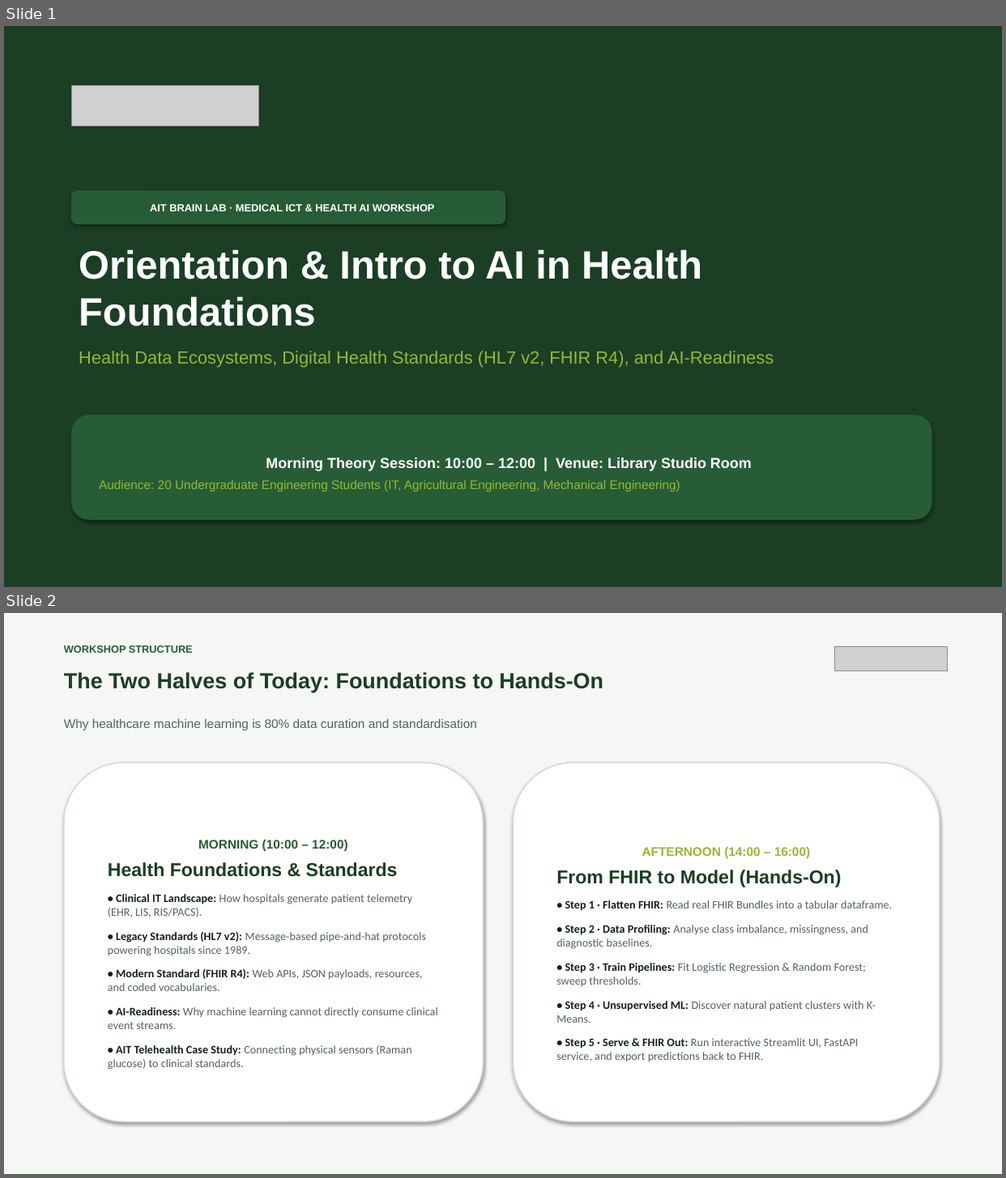
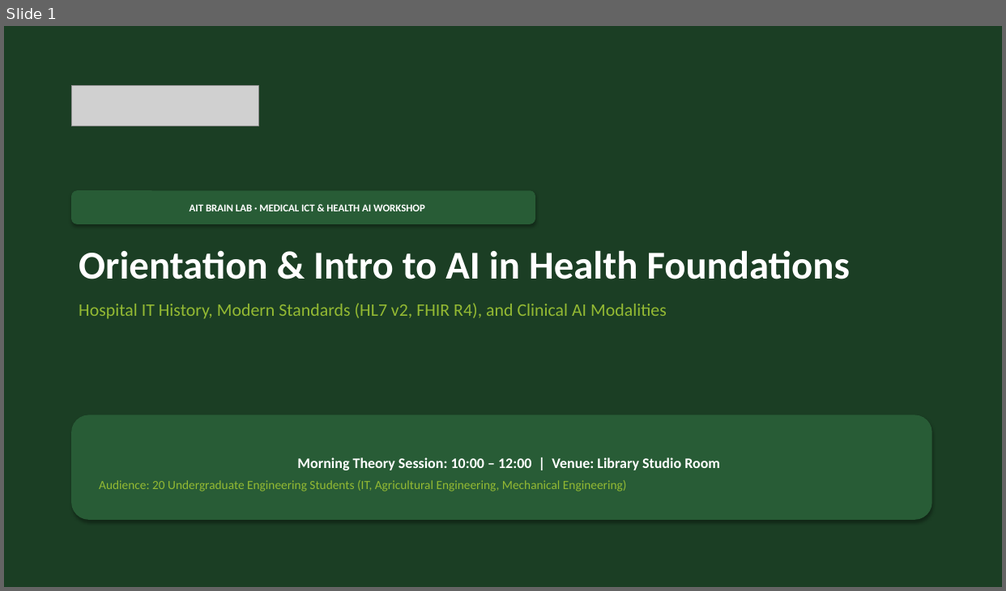
Before and after one commit to AIT-brainlab/fhir-ml-workshop, a slide deck: slides-morning/orientation-and-health-ai-foundations.pptx. Shown one above the other, each under a label of ours: slides 1 and 2 before the commit, slide 1 after it. The pictures are 1006x1178 and 1006x591 pixels, drawn with LibreOffice and Linux fonts; fonts in the diff are those of the drawing; grey boxes stand for pictures. Boxes give left, top, right and bottom in pixels: in the first picture for what was removed or moved away, otherwise in the second. Text is boxed around its words. In the diff, an @@ line names an element or a change of style, - is before the commit and + after.

Commit message:
Restructure morning session into 2+1 Phase architecture (29 slides)

```diff
--- a/slides-morning/orientation-and-health-ai-foundations.pptx
+++ b/slides-morning/orientation-and-health-ai-foundations.pptx
@@ slide 2 removed at bbox=[4, 613, 1002, 1174], background #FFFFFF @@
@@ rectangle removed at bbox=[4, 613, 1002, 1174] @@
@@ text removed at bbox=[64, 645, 193, 653] @@
-WORKSHOP STRUCTURE
@@ picture removed at bbox=[835, 647, 948, 671] @@
@@ text removed at bbox=[64, 672, 603, 692] @@
-The Two Halves of Today: Foundations to Hands-On
@@ text removed at bbox=[64, 719, 477, 730] @@
-Why healthcare machine learning is 80% data curation and standardisation
@@ rounded rectangle removed at bbox=[64, 763, 484, 1122] @@
-MORNING (10:00 – 12:00)
-Health Foundations & Standards
-• Clinical IT Landscape: How hospitals generate patient telemetry (EHR, LIS, RIS/PACS).
-• Legacy Standards (HL7 v2): Message-based pipe-and-hat protocols powering hospitals since 1989.
-• Modern Standard (FHIR R4): Web APIs, JSON payloads, resources, and coded vocabularies.
-• AI-Readiness: Why machine learning cannot directly consume clinical event streams.
-• AIT Telehealth Case Study: Connecting physical sensors (Raman glucose) to clinical standards.
@@ rounded rectangle removed at bbox=[513, 763, 940, 1122] @@
-AFTERNOON (14:00 – 16:00)
-From FHIR to Model (Hands-On)
-• Step 1 · Flatten FHIR: Read real FHIR Bundles into a tabular dataframe.
-• Step 2 · Data Profiling: Analyse class imbalance, missingness, and diagnostic baselines.
-• Step 3 · Train Pipelines: Fit Logistic Regression & Random Forest; sweep thresholds.
-• Step 4 · Unsupervised ML: Discover natural patient clusters with K-Means.
-• Step 5 · Serve & FHIR Out: Run interactive Streamlit UI, FastAPI service, and export predictions back to FHIR.
@@ slide 1 changed as well @@
@@ rounded rectangle "AIT BRAIN LAB · MEDICAL ..." at bbox=[71, 190, 535, 224]: font Arial to Calibri @@
@@ rounded rectangle "AIT BRAIN LAB · MEDICAL ...": place and size @@
-rounded rectangle "AIT BRAIN LAB · MEDICAL ..." at bbox=[71, 190, 505, 224]
+rounded rectangle "AIT BRAIN LAB · MEDICAL ..." at bbox=[71, 190, 535, 224]
@@ text at bbox=[79, 250, 850, 280]: font Arial to Calibri in "Orientation & Intro to AI in Health ..." @@
@@ text at bbox=[79, 303, 667, 319]: text changed; font Arial to Calibri @@
-Health Data Ecosystems, Digital Health Standards (HL7 v2, FHIR R4), and AI-Readiness
+Hospital IT History, Modern Standards (HL7 v2, FHIR R4), and Clinical AI Modalities
@@ rounded rectangle "Morning Theory Session: 10:00 – ..." at bbox=[71, 416, 932, 520]: font Arial to Calibri @@
```
Also in this commit, not shown: 11 other slides changed, 17 slides added, 14 other slides removed, 3 other files.
